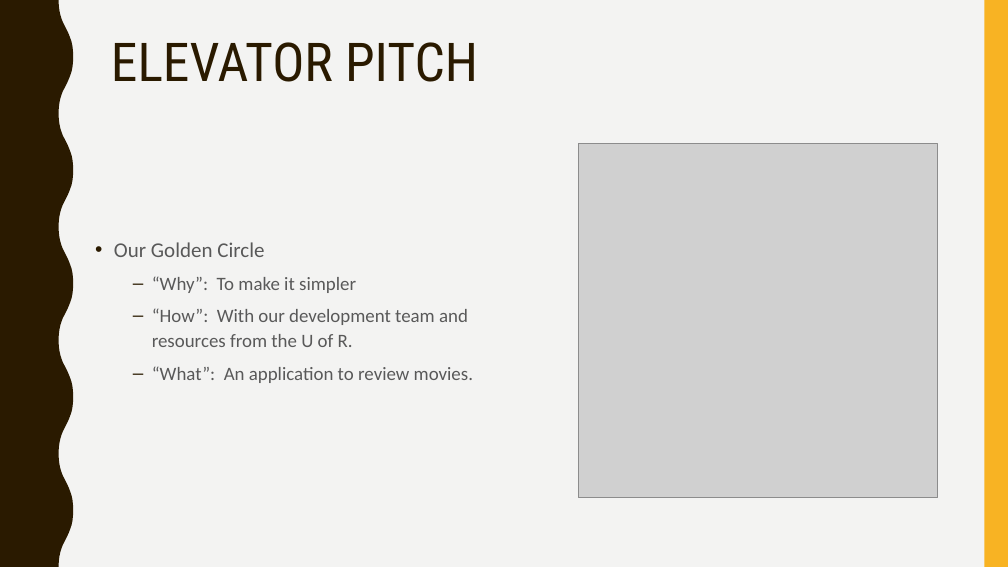
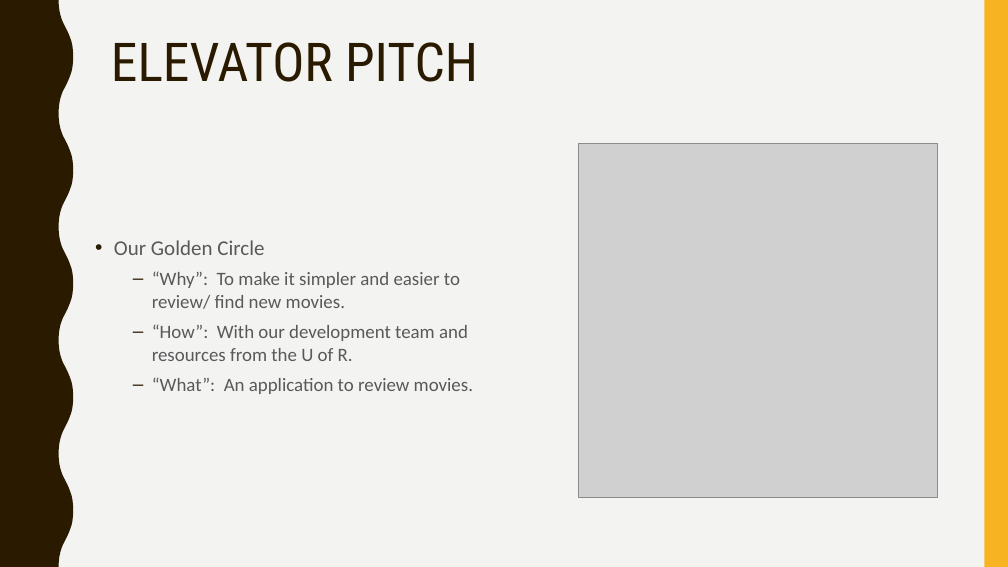
Before and after one commit to alpacamusical/Project-ENSE-374, a slide deck: slide 3 of Milestone 1.ppt. Drawn at 1008x567 pixels with LibreOffice and Linux fonts; fonts in the diff are those of the drawing; grey boxes stand for pictures. Boxes give left, top, right and bottom in pixels: in the first picture for what was removed or moved away, otherwise in the second. Text is boxed around its words. In the diff, an @@ line names an element or a change of style, - is before the commit and + after.

```diff
--- a/Milestone 1.ppt
+++ b/Milestone 1.ppt
@@ text at bbox=[114, 240, 473, 394]: line spacing 1.1 to 1 @@
@@ text at bbox=[152, 272, 460, 309]: text changed @@
-  – “Why”: To make it simpler
+  – “Why”: To make it simpler and easier to review/ find new movies.
```
Also in this commit, not shown: 3 other slides changed, 1 slide added, 1 slide removed.
